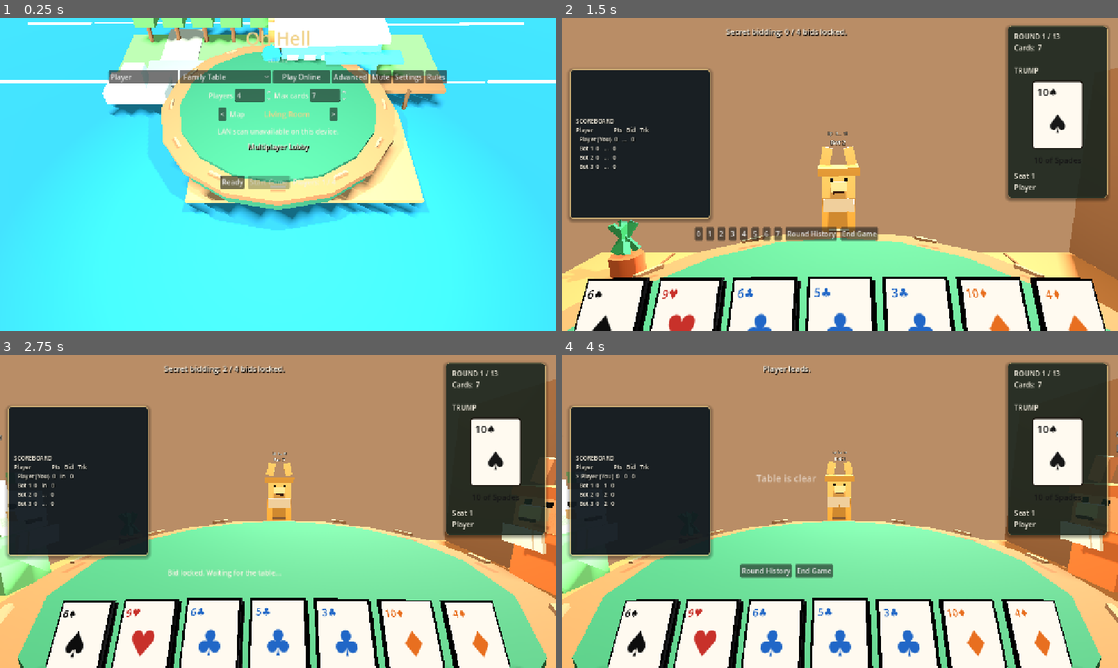
Above: before the commit, frames 1-4 (two rows, left to right).
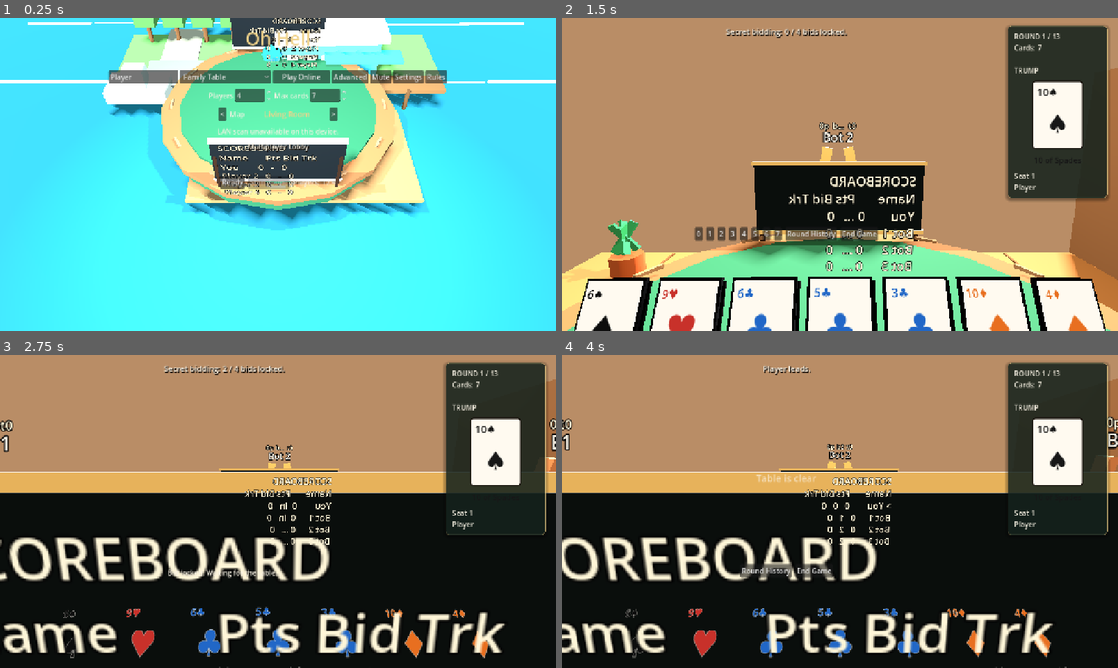
Above: after the commit, the same moments.

Repository: JordanOakFox/oh-hell-godot
Game: Godot game, scene res://scenes/main.tscn
The game is run twice, just before and just after one commit, with the same random seed, the same clock (stepped at 60 frames per second) and the same inputs.
Inputs (mouse positions are in pixels of both pictures, inside the frame that each line leads up to):
- Up to frame 1 (0.25 s): no input
- Up to frame 2 (1.5 s): click "Ready" at 0.5 s; click "Start Game" at 1.25 s
- Up to frame 3 (2.75 s): click "0" at 2 s
- Up to frame 4 (4 s): tap Enter at 2.75 s; move the mouse to (962, 495) at 2.77 s; tap M at 2.85 s; click (962, 495) at 2.92 s; drag from (728, 527) to (812, 574) at 3.52 s

The runs differ from the first frame. In frame 1, 5.6% of the frame differs, in the area x 29-70%, y 0-60%; in frame 2, 22%; in frame 3, 59%; in frame 4, 60%, in the area x 0-100%, y 16-100%.

Commit message:
Add physical 3D scoreboards

Diff:
--- a/scripts/main.gd
+++ b/scripts/main.gd
@@ -1,7 +1,7 @@
 extends Control
 
 const STARTING_NAMES := ["Player 1", "Player 2", "Player 3", "Player 4"]
-const GAME_VERSION := "0.2.12"
+const GAME_VERSION := "0.2.13"
 const ANIMAL_IDS := ["bunny", "lizard", "lion", "tiger", "bear", "fox", "dog", "cat"]
 const BOT_PERSONALITY_IDS := ["casual", "smart", "ruthless"]
 const BOT_PERSONALITY_NAMES := {
@@ -1113,7 +1113,7 @@
 
 	trick_box.visible = true
 	hand_box.visible = true
-	player_hud_panel.visible = true
+	player_hud_panel.visible = false
 	right_info_frame.visible = true
 	table_label.add_theme_font_size_override("font_size", 18)
 	var round_size: int = view_state["sequence"][view_state["round_index"]]
@@ -1127,7 +1127,7 @@
 		view_state["names"][my_seat],
 	]
 	_render_trump_symbol()
-	left_stats_label.text = _scoreboard_text()
+	left_stats_label.text = ""
 	table_label.text = view_state["message"]
 
 	_render_trick()
--- a/scripts/table_view_3d.gd
+++ b/scripts/table_view_3d.gd
@@ -41,6 +41,7 @@
 var trick_root: Node3D
 var hand_root: Node3D
 var flag_root: Node3D
+var scoreboard_root: Node3D
 var seats: Array = []
 var seat_base_positions: Array = []
 var seat_base_rotations: Array = []
@@ -107,10 +108,10 @@
 		if skip_next_mouse_motion:
 			skip_next_mouse_motion = false
 			return
-		if event.relative.length() > 80.0:
+		if event.relative.length() > 220.0:
 			return
-		look_yaw = clampf(look_yaw - event.relative.x * 0.008, -42.0, 42.0)
-		look_pitch = clampf(look_pitch - event.relative.y * 0.008, -22.0, 22.0)
+		look_yaw = clampf(look_yaw - event.relative.x * 0.022, -56.0, 56.0)
+		look_pitch = clampf(look_pitch - event.relative.y * 0.018, -28.0, 26.0)
 
 func set_table_state(table_state: Dictionary, my_seat: int) -> void:
 	if not is_inside_tree() or table_state.is_empty():
@@ -131,6 +132,7 @@
 		Input.mouse_mode = Input.MOUSE_MODE_VISIBLE
 	_update_seats(table_state, my_seat)
 	_update_trick(table_state)
+	_update_scoreboards(table_state, my_seat)
 
 func set_player_hand(hand: Array) -> void:
 	var signature := _hand_signature(hand)
@@ -554,6 +556,52 @@
 		tick.position = Vector3(cos(angle) * 2.24, 0.59, sin(angle) * 2.24)
 		tick.rotation_degrees.y = -rad_to_deg(angle)
 		ship_root.add_child(tick)
+	_build_scoreboards()
+
+func _build_scoreboards() -> void:
+	scoreboard_root = Node3D.new()
+	scoreboard_root.name = "Scoreboards"
+	ship_root.add_child(scoreboard_root)
+	_make_scoreboard(Vector3(0, 1.03, -2.08), 180.0, "NorthScoreboard")
+	_make_scoreboard(Vector3(0, 1.03, 2.08), 0.0, "SouthScoreboard")
+
+func _make_scoreboard(position: Vector3, yaw_degrees: float, node_name: String) -> void:
+	var root := Node3D.new()
+	root.name = node_name
+	root.position = position
+	root.rotation_degrees.y = yaw_degrees
+	scoreboard_root.add_child(root)
+
+	var post_left := _box(Vector3(0.055, 0.82, 0.055), Color("#2a1a12"))
+	post_left.position = Vector3(-1.04, -0.18, 0.035)
+	root.add_child(post_left)
+	var post_right := _box(Vector3(0.055, 0.82, 0.055), Color("#2a1a12"))
+	post_right.position = Vector3(1.04, -0.18, 0.035)
+	root.add_child(post_right)
+
+	var panel := _box(Vector3(2.18, 0.86, 0.08), Color("#10161b"))
+	panel.position = Vector3(0, 0.08, 0)
+	root.add_child(panel)
+	var trim_top := _box(Vector3(2.24, 0.045, 0.1), Color("#f0d28a"))
+	trim_top.position = Vector3(0, 0.535, -0.005)
+	root.add_child(trim_top)
+	var trim_bottom := _box(Vector3(2.24, 0.045, 0.1), Color("#f0d28a"))
+	trim_bottom.position = Vector3(0, -0.375, -0.005)
+	root.add_child(trim_bottom)
+
+	var label := Label3D.new()
+	label.name = "Text"
+	label.text = "Scoreboard"
+	label.font_size = 28
+	label.pixel_size = 0.006
+	label.modulate = Color("#fff6d8")
+	label.outline_size = 5
+	label.outline_modulate = Color("#000000")
+	label.horizontal_alignment = HORIZONTAL_ALIGNMENT_LEFT
+	label.vertical_alignment = VERTICAL_ALIGNMENT_TOP
+	label.no_depth_test = true
+	label.position = Vector3(-0.99, 0.43, -0.055)
+	root.add_child(label)
 
 func _build_jolly_roger() -> void:
 	for i in range(5):
@@ -658,25 +706,27 @@
 	var name_label := Label3D.new()
 	name_label.name = "Name"
 	name_label.text = "P%d" % (seat + 1)
-	name_label.font_size = 20
+	name_label.font_size = 28
+	name_label.pixel_size = 0.007
 	name_label.modulate = Color("#f9f4e8")
-	name_label.outline_size = 4
-	name_label.outline_modulate = Color("#17110c")
+	name_label.outline_size = 8
+	name_label.outline_modulate = Color("#000000")
 	name_label.billboard = BaseMaterial3D.BILLBOARD_ENABLED
 	name_label.no_depth_test = true
-	name_label.position = Vector3(0, 1.42, 0)
+	name_label.position = Vector3(0, 1.5, 0)
 	root.add_child(name_label)
 
 	var score_label := Label3D.new()
 	score_label.name = "Score"
 	score_label.text = "0p  b-  t0"
-	score_label.font_size = 14
-	score_label.modulate = Color("#d8d2c2")
-	score_label.outline_size = 3
-	score_label.outline_modulate = Color("#17110c")
+	score_label.font_size = 21
+	score_label.pixel_size = 0.006
+	score_label.modulate = Color("#fff6d8")
+	score_label.outline_size = 7
+	score_label.outline_modulate = Color("#000000")
 	score_label.billboard = BaseMaterial3D.BILLBOARD_ENABLED
 	score_label.no_depth_test = true
-	score_label.position = Vector3(0, 1.56, 0)
+	score_label.position = Vector3(0, 1.68, 0)
 	root.add_child(score_label)
 
 	var trick_pile := Node3D.new()
@@ -760,12 +810,12 @@
 			if seat < names.size():
 				name = str(names[seat])
 			var display_name := "You" if seat == my_seat else name
-			label.text = "%s ◄" % display_name if seat == current_active else display_name
-			label.modulate = Color("#f0d28a") if seat == current_active else Color("#f9f4e8")
+			label.text = "%s <" % display_name if seat == current_active else display_name
+			label.modulate = Color("#ffe18f") if seat == current_active else Color("#f9f4e8")
 		var score_label := avatar.get_node_or_null("Score") as Label3D
 		if score_label:
 			score_label.text = _seat_score_text(seat, phase, scores, bids, submitted_bids, tricks)
-			score_label.modulate = Color("#f0d28a") if seat == current_active else Color("#d8d2c2")
+			score_label.modulate = Color("#ffe18f") if seat == current_active else Color("#fff6d8")
 		var trick_pile := avatar.get_node_or_null("TrickPile") as Node3D
 		if trick_pile:
 			var pile_count := 0
@@ -797,6 +847,42 @@
 	elif seat < bids.size() and bids[seat] != null:
 		bid_text = str(bids[seat])
 	return "%dp  b%s  t%d" % [points, bid_text, trick_count]
+
+func _update_scoreboards(table_state: Dictionary, my_seat: int) -> void:
+	if not scoreboard_root:
+		return
+	var text := _scoreboard_3d_text(table_state, my_seat)
+	for board in scoreboard_root.get_children():
+		var label := board.get_node_or_null("Text") as Label3D
+		if label:
+			label.text = text
+
+func _scoreboard_3d_text(table_state: Dictionary, my_seat: int) -> String:
+	var names: Array = table_state.get("names", [])
+	var scores: Array = table_state.get("scores", [])
+	var bids: Array = table_state.get("bids", [])
+	var submitted: Array = table_state.get("bid_submitted", [])
+	var tricks: Array = table_state.get("tricks_won", [])
+	var active := int(table_state.get("active_player", -1))
+	var phase := str(table_state.get("phase", ""))
+	var lines := ["SCOREBOARD", "Name       Pts Bid Trk"]
+	for seat in range(min(names.size(), 10)):
+		var name := "You" if seat == my_seat else str(names[seat])
+		if name.length() > 8:
+			name = name.substr(0, 7) + "."
+		var points := int(scores[seat]) if seat < scores.size() else 0
+		var trick_count := int(tricks[seat]) if seat < tricks.size() else 0
+		var bid_text := _scoreboard_bid_text(seat, bids, submitted, phase)
+		var marker := ">" if seat == active else " "
+		lines.append("%s %-8s %3d %3s %3d" % [marker, name, points, bid_text, trick_count])
+	return "\n".join(lines)
+
+func _scoreboard_bid_text(seat: int, bids: Array, submitted: Array, phase: String) -> String:
+	if phase == "bidding":
+		return "in" if seat < submitted.size() and bool(submitted[seat]) else "..."
+	if seat < bids.size() and bids[seat] != null:
+		return str(bids[seat])
+	return "-"
 
 func _update_trick_pile(pile: Node3D, trick_count: int) -> void:
 	for child in pile.get_children():
Not shown, changed: export_presets.cfg
Not shown, changed: README.md
